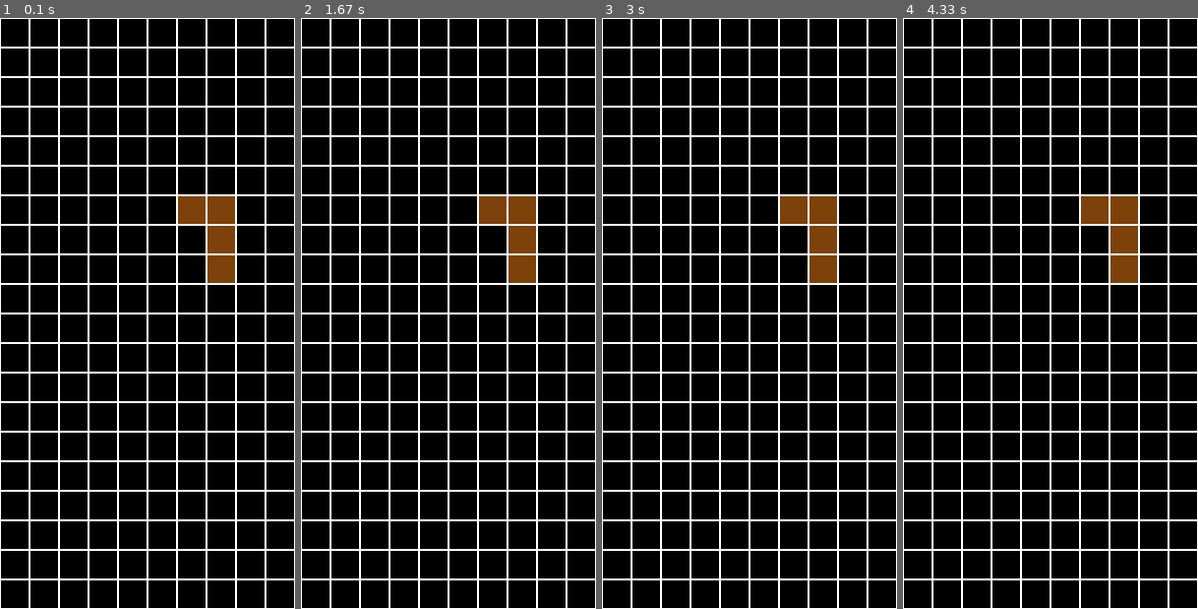
Above: before the commit, frames 1-4 (left to right).
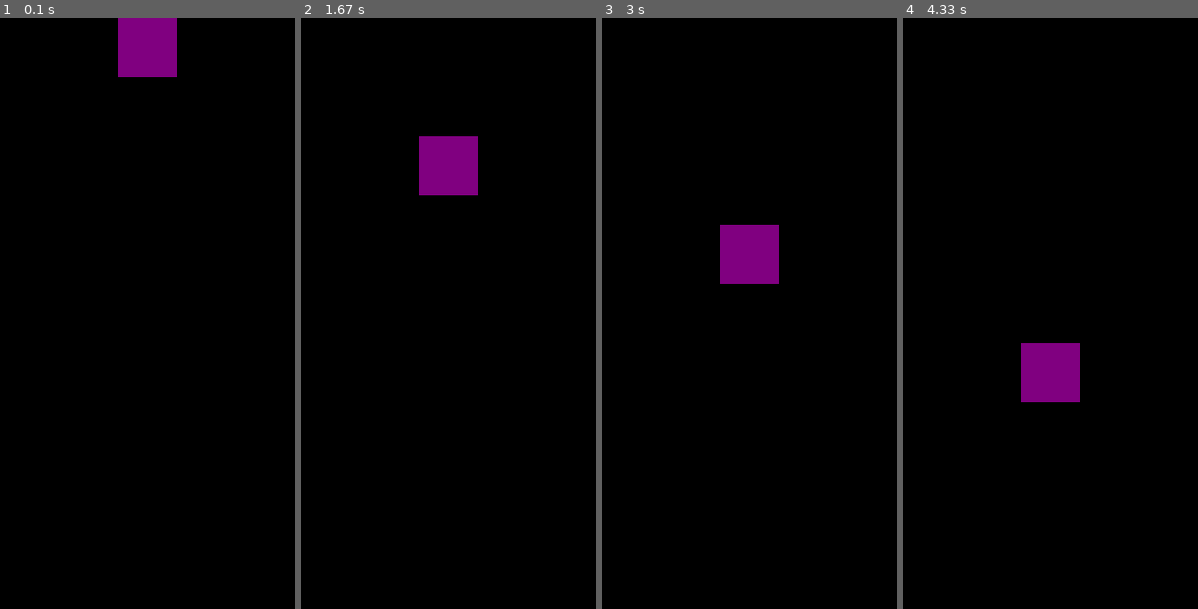
Above: after the commit, the same moments.

Repository: MowMiKubek/pygame-tetris
Game: pygame game, started from main.py
The game is run twice, just before and just after one commit, with the same random seed, the same clock (stepped at 60 frames per second) and the same inputs.
Inputs:
- Up to frame 1 (0.1 s): no input
- Up to frame 2 (1.67 s): hold Down 0.33-0.8 s; hold Down 0.83-1.2 s; hold Down 1.23-1.53 s; hold Down from 1.57 s (still down)
- Up to frame 3 (3 s): release Down at 1.93 s; hold Down 1.97-2.27 s; hold Down 2.3-2.67 s; hold Down from 2.7 s (still down)
- Up to frame 4 (4.33 s): release Down at 3 s; hold Down 3.03-3.4 s; hold Down 3.43-3.73 s; hold Down 3.77-4.13 s; hold Down from 4.17 s (still down)

The runs differ from the first frame. In frame 1, 16% of the frame differs, in the area x 0-100%, y 0-100%; in frame 2, 16%; in frame 3, 16%; in frame 4, 16%.

Commit message:
Define set of tetrominoes. Add draw_tetromino function

Diff:
--- a/main.py
+++ b/main.py
@@ -1,3 +1,5 @@
+import random
+
 import pygame
 
 pygame.init()
@@ -23,30 +25,84 @@
 #     [0, 0, 0, 0],
 # ]
 
+"""
+    ####    - I
+
+    ###
+     #      - T
+
+    ###
+    #       - L
+
+    ###
+      #     - J
+
+    ##      - O
+    ##
+"""
+
+tetrominoes = [
+    [[1, 1, 1, 1]],  # I
+    [[1, 1, 1], [0, 1, 0]],  # T
+    [[1, 1, 1], [1, 0, 0]],  # L
+    [[1, 1, 1], [0, 0, 1]],  # J
+    [[1, 1], [1, 1]],  # O
+]
+
+COLORS = [
+    (0, 255, 255),  # I
+    (128, 0, 128),  # T
+    (255, 165, 0),  # L
+    (0, 0, 255),    # J
+    (255, 255, 0),  # O
+]
+
+
+class Tetromino:
+    def __init__(self):
+        self.shape = random.choice(tetrominoes)
+        self.color = random.choice(COLORS)
+        self.x = GRID_WIDTH // 2 - len(self.shape[0]) // 2
+        self.y = 0
+        self.rotation = 0
+
+
 def draw_grid(surface, grid):
     for y in range(GRID_HEIGHT):
         for x in range(GRID_WIDTH):
             if grid[y][x] != 0:
                 pygame.draw.rect(surface, grid[y][x], (x * BLOCK_SIZE, y * BLOCK_SIZE, BLOCK_SIZE, BLOCK_SIZE))
-            pygame.draw.rect(surface, WHITE, (x * BLOCK_SIZE, y * BLOCK_SIZE, BLOCK_SIZE, BLOCK_SIZE), 1)
+            # pygame.draw.rect(surface, WHITE, (x * BLOCK_SIZE, y * BLOCK_SIZE, BLOCK_SIZE, BLOCK_SIZE), 1)
+
+
+
+def draw_tetromino(surface, tetromino):
+    for y, row in enumerate(tetromino.shape):
+        for x, cell in enumerate(row):
+            if cell != 0:
+                pygame.draw.rect(surface, tetromino.color,
+                                 ((tetromino.x + x) * BLOCK_SIZE, (tetromino.y + y) * BLOCK_SIZE, BLOCK_SIZE, BLOCK_SIZE))
 
 
 grid = [[0 for _ in range(GRID_WIDTH)] for _ in range(GRID_HEIGHT)]
-grid[8][7] = (125, 65, 9)
-grid[7][7] = (125, 65, 9)
-grid[6][7] = (125, 65, 9)
-grid[6][6] = (125, 65, 9)
 
 
 running = True
+current_tetromino = Tetromino()
+
+
 while running:
     screen.fill(BLACK)
+    clock.tick()
 
-    clock.tick()
     for event in pygame.event.get():
         if event.type == pygame.QUIT:
             running = False
             pygame.quit()
+        if event.type == pygame.KEYDOWN:
+            if event.key == pygame.K_DOWN:
+                current_tetromino.y += 1
 
     draw_grid(screen, grid)
+    draw_tetromino(screen, current_tetromino)
     pygame.display.flip()
